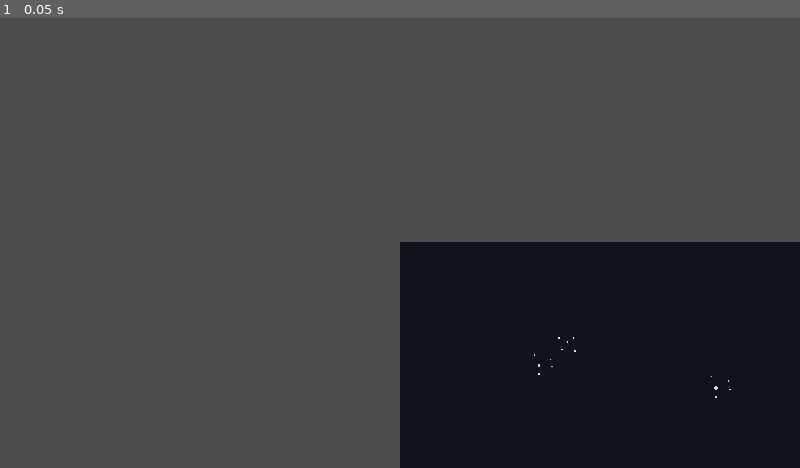
Above: before the commit, frame 1.
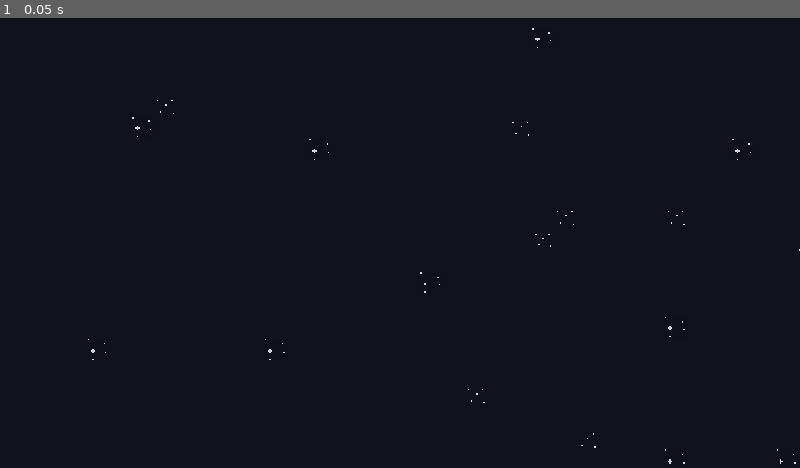
Above: after the commit, the same moment.

Repository: Shaedow2000/Pong-Godot
Game: Godot game, scene res://scenes/main.tscn
Same seed, same stepped clock (60 frames per second), same inputs: the game is played once before the commit and once after it.
Inputs:
- Up to frame 1 (0.05 s): no input

The runs differ from the first frame. In frame 1, 75% of the frame differs, in the area x 0-100%, y 0-100%.

Commit message:
feat: change camera position

Diff:
--- a/scenes/main.tscn
+++ b/scenes/main.tscn
@@ -18,6 +18,7 @@
 [node name="Main" type="Node" unique_id=1841946040]
 
 [node name="Camera2D" type="Camera2D" parent="." unique_id=255974028]
+position = Vector2(289, 171)
 zoom = Vector2(2, 2)
 
 [node name="TileMapLayer" type="TileMapLayer" parent="." unique_id=75898885]
